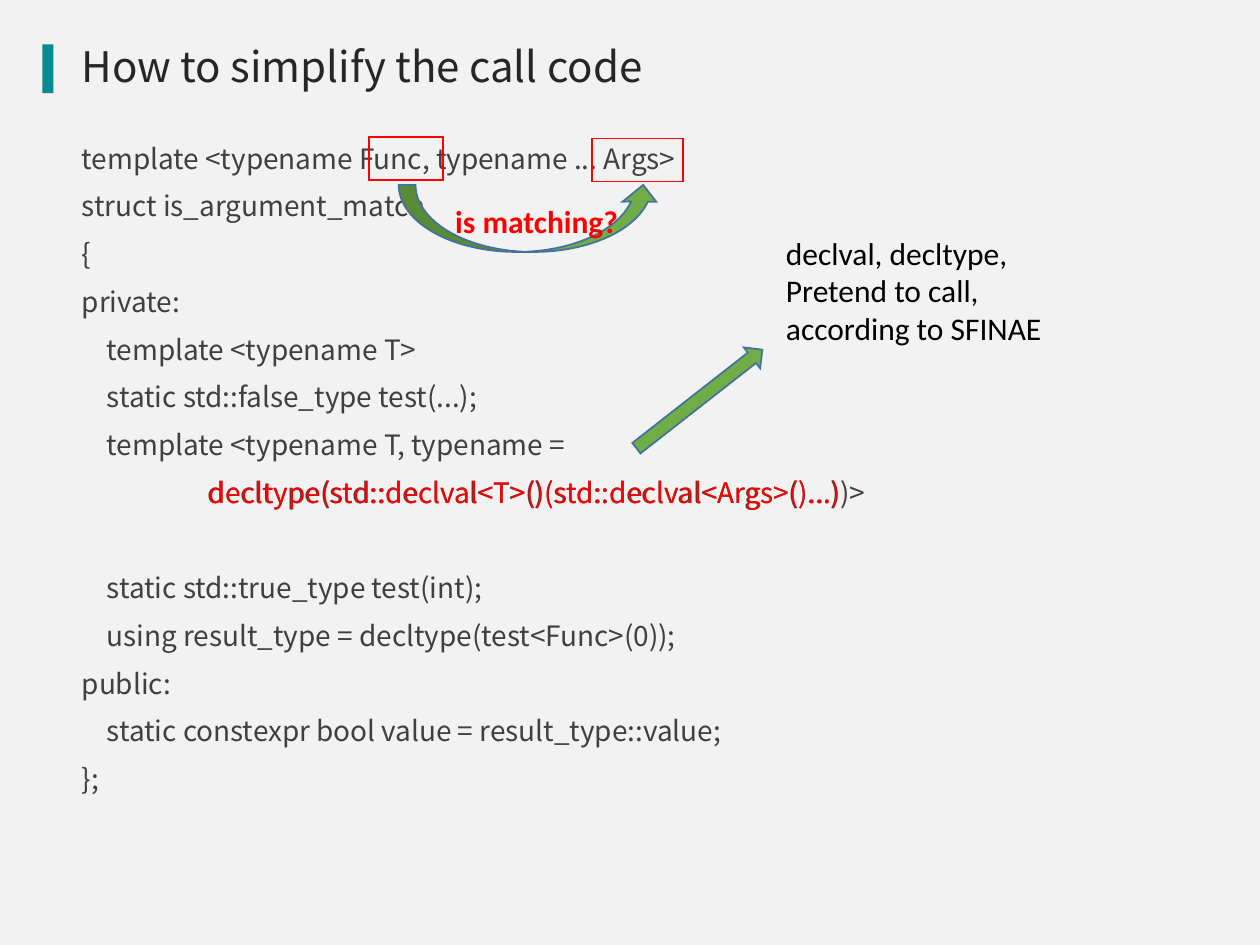
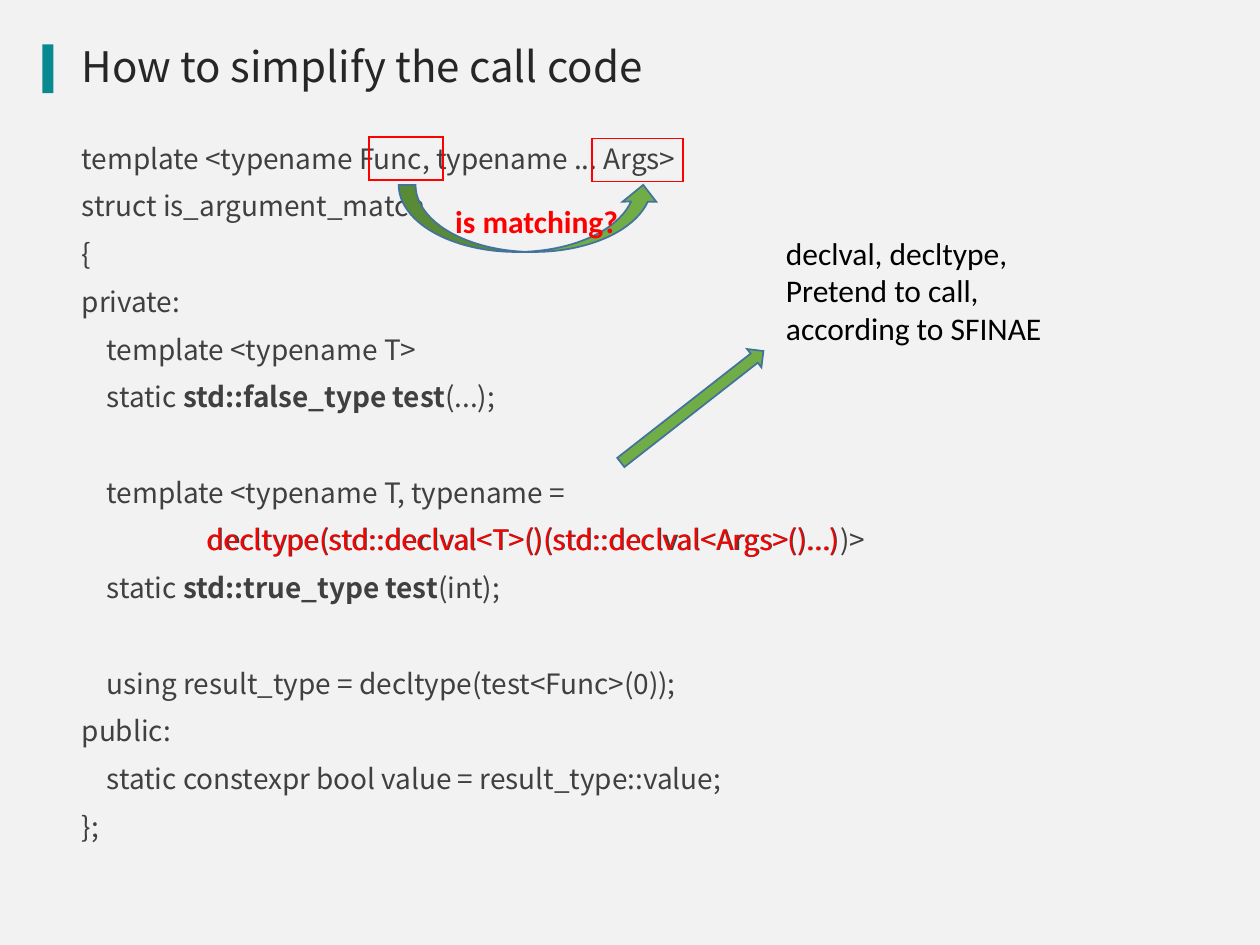
Before and after one commit to qicosmos/cppnow2017-ppt, a slide deck: slide 45 of An easy to use RPC framework implemented by c++11 and c++14 - shorter.pptx (slide 43 before the commit). Drawn at 1260x945 pixels with LibreOffice and Linux fonts; fonts in the diff are those of the drawing; background and template pictures are left out. Boxes give left, top, right and bottom in pixels: in the first picture for what was removed or moved away, otherwise in the second. Text is boxed around its words. In the diff, an @@ line names an element or a change of style, - is before the commit and + after.

```diff
--- a/An easy to use RPC framework implemented by c++11 and c++14 - shorter.pptx
+++ b/An easy to use RPC framework implemented by c++11 and c++14 - shorter.pptx
@@ right arrow: place and size @@
-right arrow at box(629, 339, 771, 458)
+right arrow at box(615, 342, 771, 472)
@@ text at box(107, 384, 501, 605): bold on in "std::false_type test(...);", "std::true_type test(int);" @@
@@ text "decltype(std::declval<T>()(std::declval<Args>()...)" rewrapped from box(208, 480, 866, 510) to box(207, 527, 840, 557) @@
```
Also in this commit, not shown: 4 other slides changed, 2 slides added.
